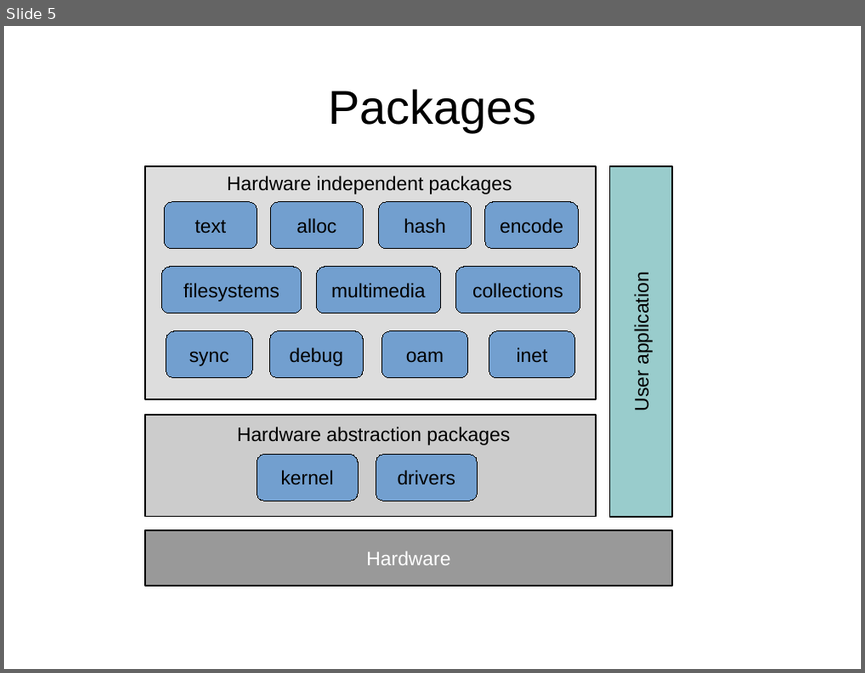
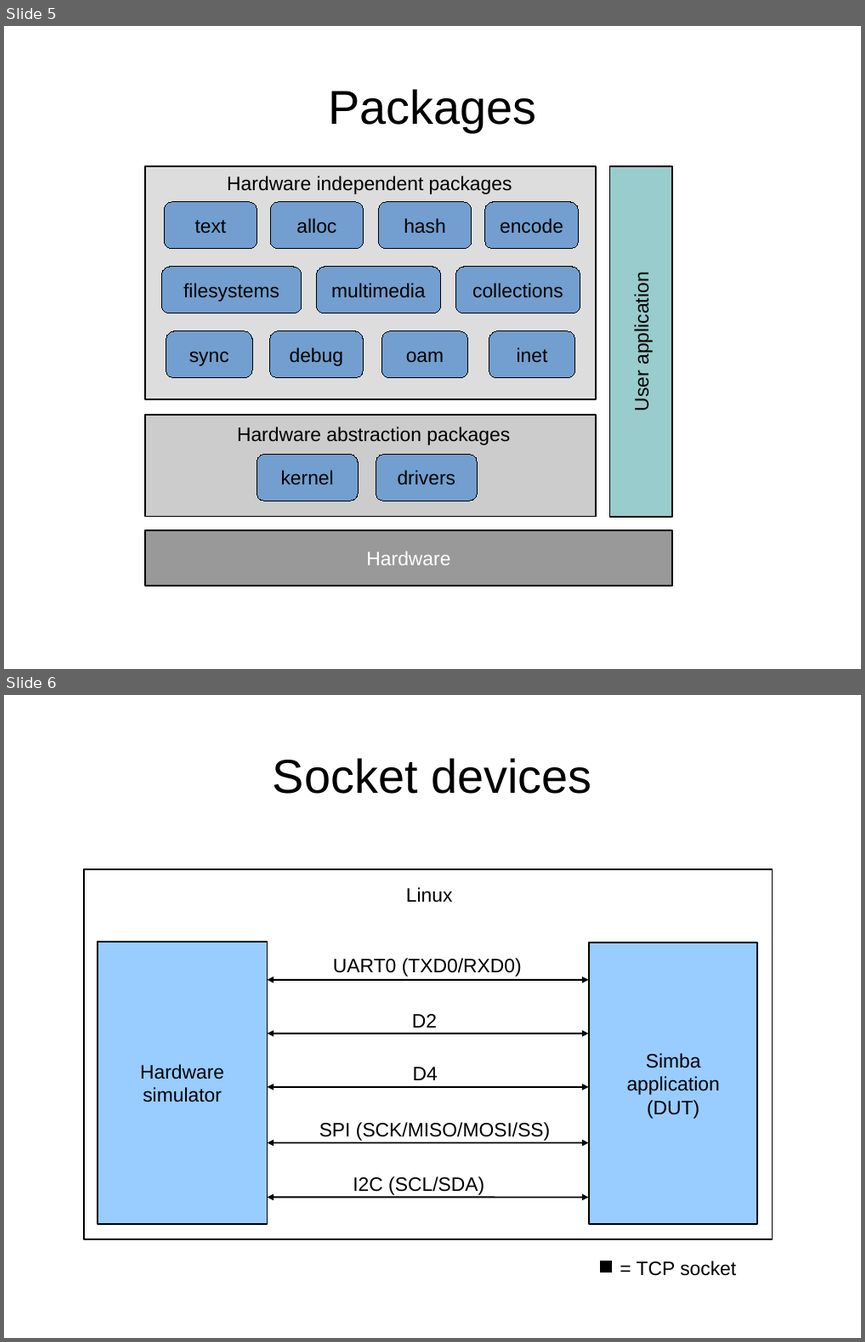
Before and after one commit to eerimoq/simba, a slide deck: doc/images/Simba.odp. Shown one above the other, each under a label of ours: slide 5 before the commit, slides 5 and 6 after it. The pictures are 865x673 and 865x1342 pixels, drawn with LibreOffice and Linux fonts; fonts in the diff are those of the drawing. Boxes give left, top, right and bottom in pixels: in the first picture for what was removed or moved away, otherwise in the second. Text is boxed around its words. In the diff, an @@ line names an element or a change of style, - is before the commit and + after.

Commit message:
Socket device documentation with image.

```diff
--- a/doc/images/Simba.odp
+++ b/doc/images/Simba.odp
@@ slide 6 added at box(4, 695, 861, 1338), background #FFFFFF @@
@@ title added at box(273, 758, 591, 794), 44 pt, text #000000 @@
+Socket devices
@@ rectangle added at box(83, 869, 772, 1239), outline #000000 1.5 pt @@
@@ text added at box(406, 887, 453, 902), 18 pt, text #000000 @@
+Linux
@@ rectangle added at box(98, 941, 267, 1224), fill #99CCFF, outline #000000 1.5 pt, 18 pt, text #000000 @@
+Hardware
+simulator
@@ rectangle added at box(590, 943, 758, 1224), fill #99CCFF, outline #000000 1.5 pt, 18 pt, text #000000 @@
+Simba application
+(DUT)
@@ text added at box(333, 958, 522, 976), 18 pt, text #000000 @@
+UART0 (TXD0/RXD0)
@@ double arrow added from (268, 980) to (589, 980), #000000 1.5 pt @@
@@ text added at box(412, 1014, 437, 1027), 18 pt, text #000000 @@
+D2
@@ double arrow added from (268, 1033) to (589, 1033), #000000 1.5 pt @@
@@ text added at box(413, 1066, 438, 1080), 18 pt, text #000000 @@
+D4
@@ double arrow added from (268, 1087) to (589, 1087), #000000 1.5 pt @@
@@ text added at box(319, 1122, 550, 1140), 18 pt, text #000000 @@
+SPI (SCK/MISO/MOSI/SS)
@@ double arrow added from (268, 1143) to (589, 1143), #000000 1.5 pt @@
@@ text added at box(352, 1176, 484, 1195), 18 pt, text #000000 @@
+I2C (SCL/SDA)
@@ double arrow added from (268, 1197) to (589, 1197), #000000 1.5 pt @@
@@ rectangle added at box(601, 1261, 612, 1272), fill #000000, outline #000000 0 pt @@
@@ text added at box(636, 1260, 736, 1276), 18 pt, text #000000 @@
+= TCP socket
```
Also in this commit, not shown: 4 other files.
